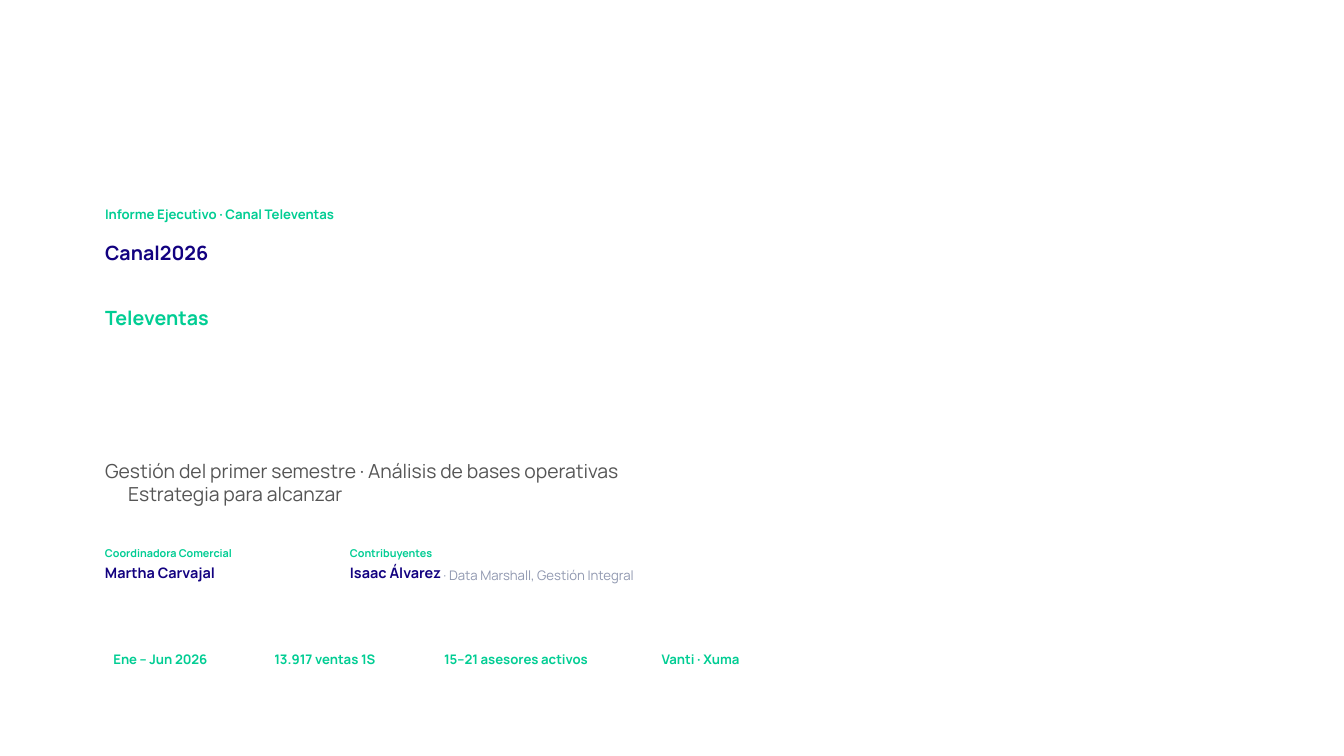
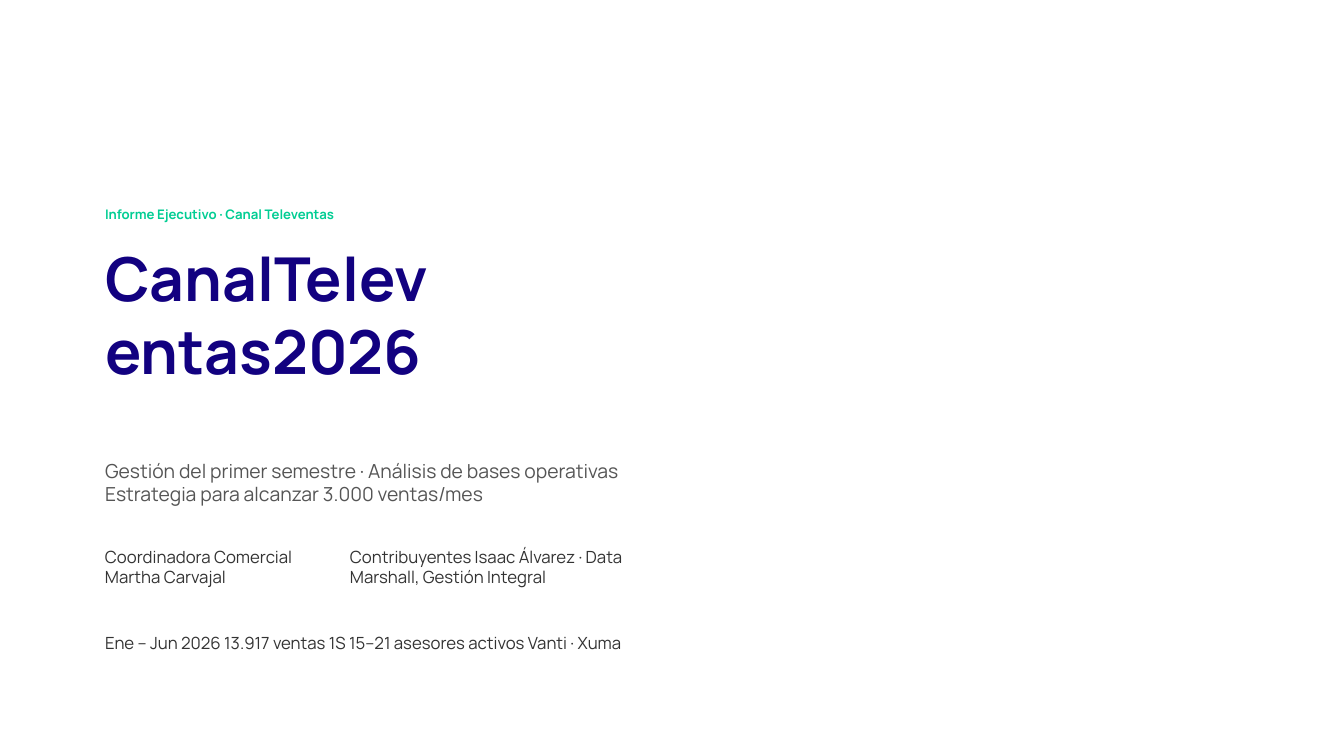
Before and after one commit to JeamPaulLabs/InformeSemestral, a slide deck: slide 1 of televentas/INFORME_TELEVENTAS_HIBRIDO_V2.pptx. Drawn at 1344x756 pixels with LibreOffice and Linux fonts; fonts in the diff are those of the drawing; background and template pictures are left out. Boxes give left, top, right and bottom in pixels: in the first picture for what was removed or moved away, otherwise in the second. Text is boxed around its words. In the diff, an @@ line names an element or a change of style, - is before the commit and + after.

Commit message:
Televentas: restauracion de mejoras de app.js e index.html, correccion de extraccion de texto y tamano de fuente en PPTX

```diff
--- a/televentas/INFORME_TELEVENTAS_HIBRIDO_V2.pptx
+++ b/televentas/INFORME_TELEVENTAS_HIBRIDO_V2.pptx
@@ text at [105, 245, 208, 261]: text changed; size 14 to 43.2 pt @@
-Canal2026
+CanalTeleventas2026
@@ text removed at [105, 310, 209, 326] @@
-Televentas
@@ text at [105, 463, 618, 506]: text changed @@
-Gestión del primer semestre · Análisis de bases operativas
-Estrategia para alcanzar
+Gestión del primer semestre · Análisis de bases operativas Estrategia para alcanzar 3.000 ventas/mes
@@ text at [105, 550, 292, 587]: text changed; size 10.3 to 12 pt; text colour #120180 to #333333; bold off @@
-Martha Carvajal
+Coordinadora Comercial Martha Carvajal
@@ text removed at [105, 549, 232, 557] @@
-Coordinadora Comercial
@@ text at [350, 548, 623, 588]: text changed; size 9.4 to 12 pt; text colour #9098B0 to #333333 @@
-· Data Marshall, Gestión Integral
+Contribuyentes Isaac Álvarez · Data Marshall, Gestión Integral
@@ text removed at [350, 549, 432, 560] @@
-Contribuyentes
@@ text removed at [350, 566, 442, 579] @@
-Isaac Álvarez
@@ text at [105, 636, 622, 650]: text changed; size 9.4 to 12 pt; text colour #00CD93 to #333333; bold off @@
-15–21 asesores activos
+Ene – Jun 2026 13.917 ventas 1S 15–21 asesores activos Vanti · Xuma
@@ text removed at [113, 654, 207, 665] @@
-Ene – Jun 2026
@@ text removed at [274, 654, 375, 665] @@
-13.917 ventas 1S
@@ text removed at [662, 654, 739, 665] @@
-Vanti · Xuma
```
Also in this commit, not shown: 28 other slides changed, 1 slide removed, 7 other files.
